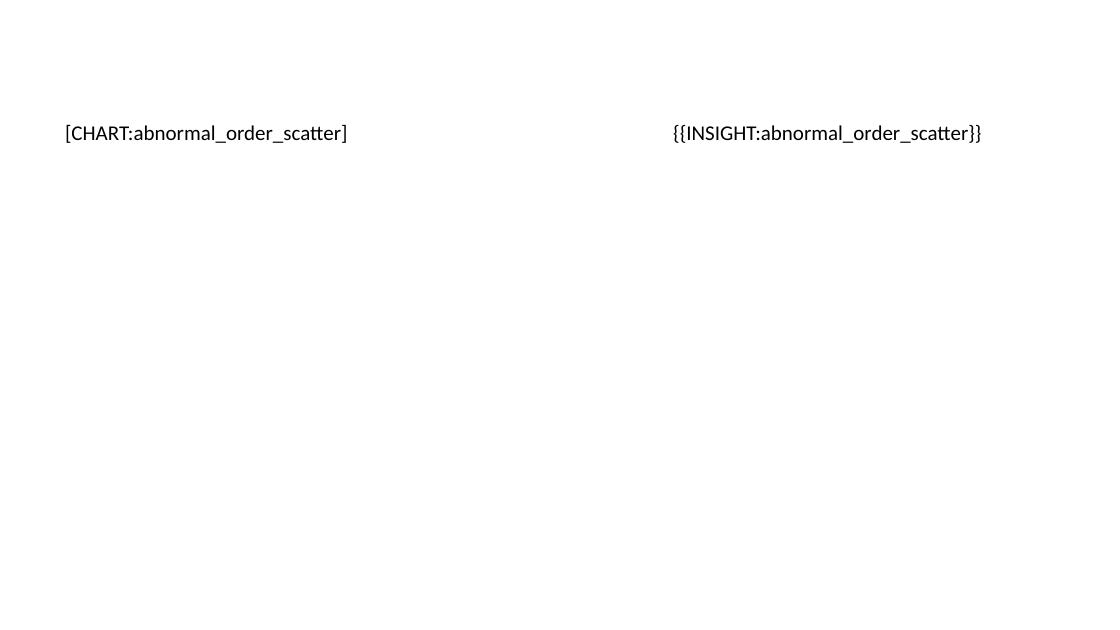
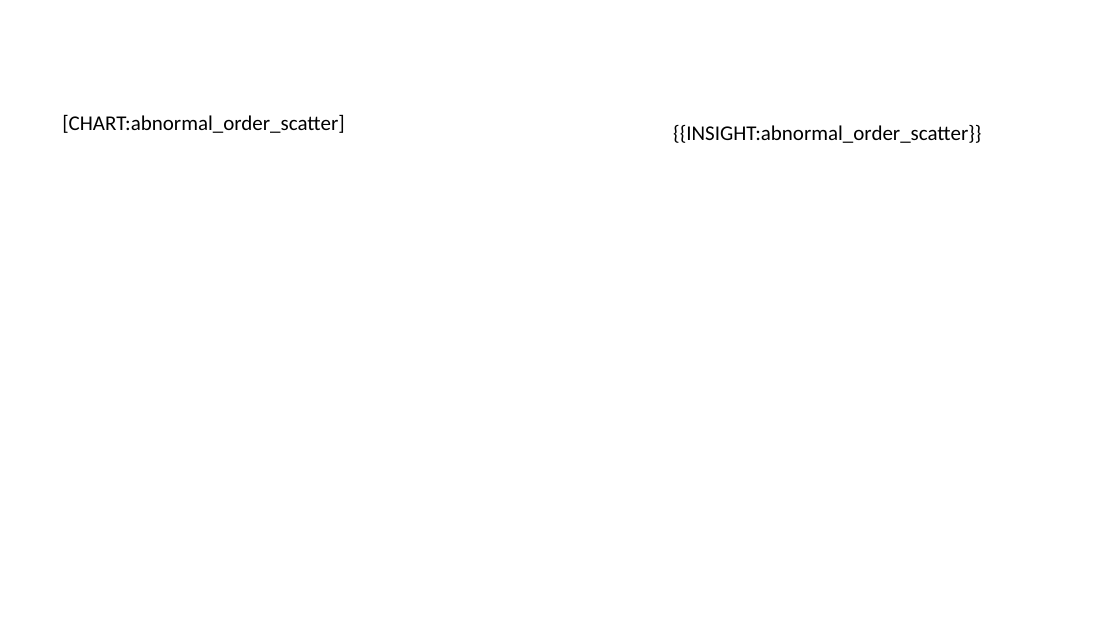
Before and after one commit to lijiahao1996/PPT-Automation, a slide deck: slide 13 of templates/原生报告模板.pptx. Drawn at 1120x630 pixels with LibreOffice and Linux fonts; fonts in the diff are those of the drawing. Boxes give left, top, right and bottom in pixels: in the first picture for what was removed or moved away, otherwise in the second. Text is boxed around its words. In the diff, an @@ line names an element or a change of style, - is before the commit and + after.

```diff
--- a/templates/原生报告模板.pptx
+++ b/templates/原生报告模板.pptx
@@ text "[CHART:abnormal_order_scatter]": place and size @@
-text "[CHART:abnormal_order_scatter]" at box(65, 124, 347, 143)
+text "[CHART:abnormal_order_scatter]" at box(62, 114, 344, 133)
```
Also in this commit, not shown: 7 other slides changed, 2 slides removed, 3 other files.
